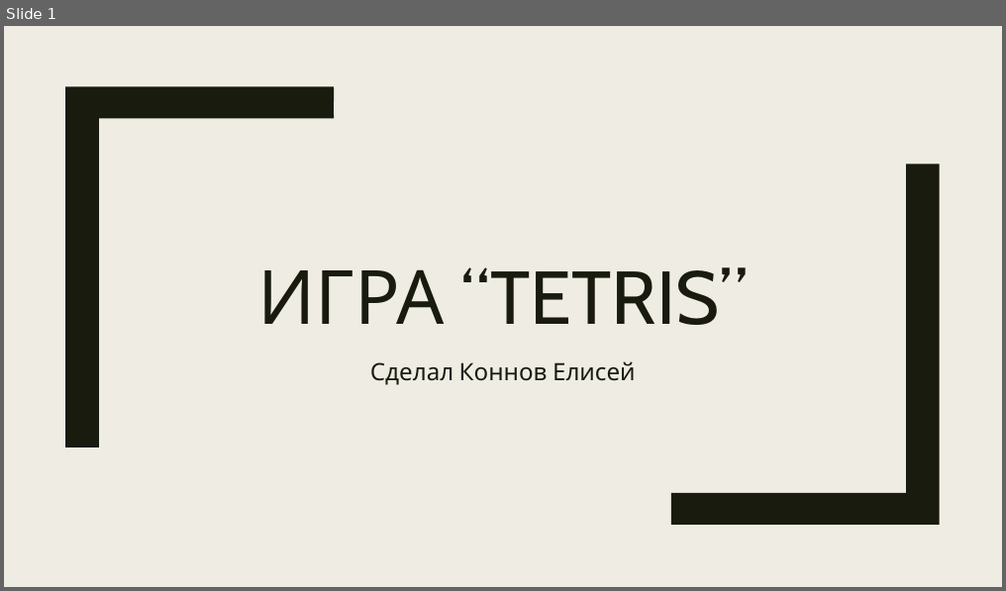
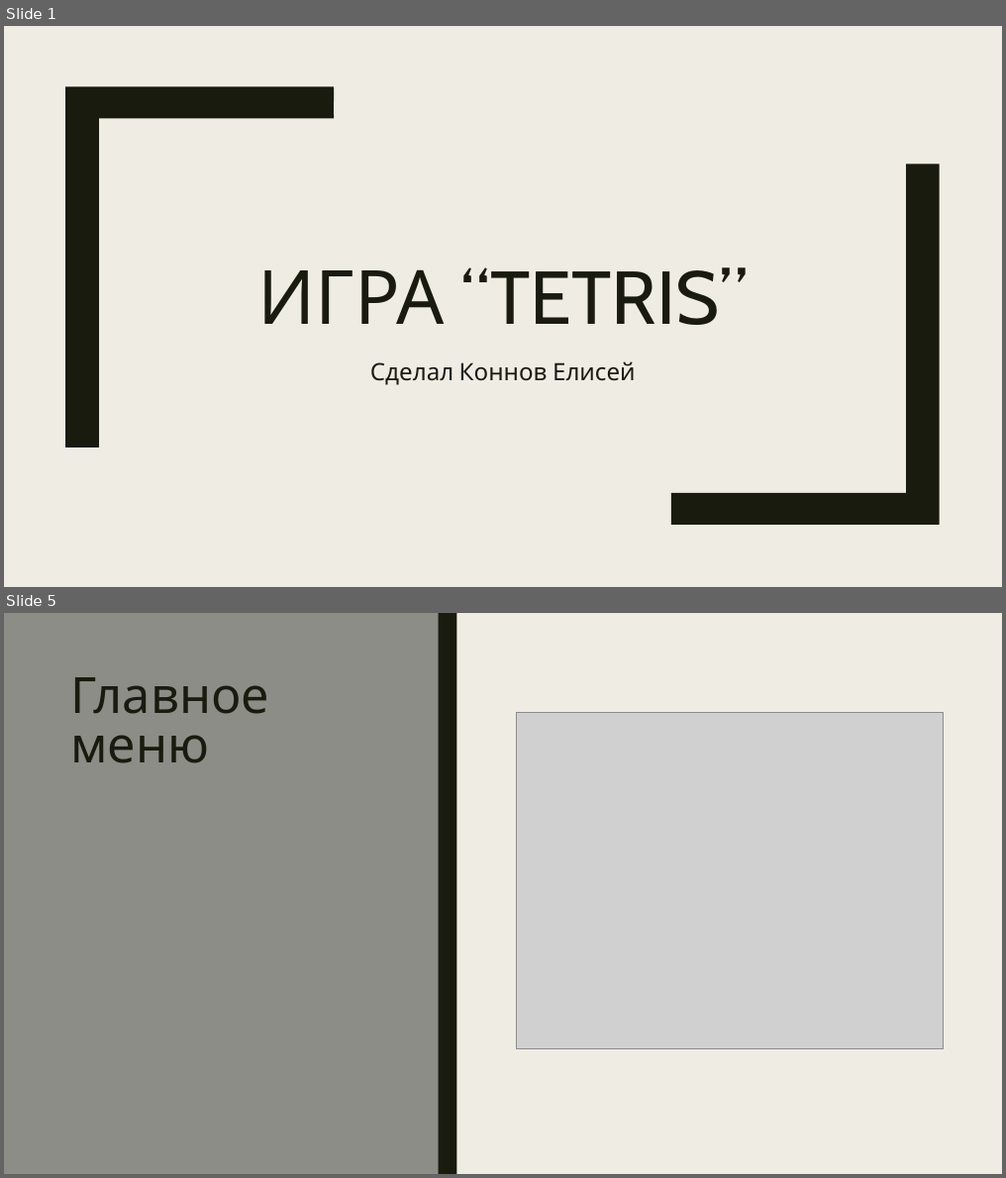
Before and after one commit to emerikko/Tetris, a slide deck: Tetris.pptx. Shown one above the other, each under a label of ours: slide 1 before the commit, slides 1 and 5 after it; the slides between them are not shown. The pictures are 1006x591 and 1006x1178 pixels, drawn with LibreOffice and Linux fonts; fonts in the diff are those of the drawing; grey boxes stand for pictures. Boxes give left, top, right and bottom in pixels: in the first picture for what was removed or moved away, otherwise in the second. Text is boxed around its words. In the diff, an @@ line names an element or a change of style, - is before the commit and + after.

```diff
--- a/Tetris.pptx
+++ b/Tetris.pptx
@@ slide 5 added at (x1=4, y1=613, x2=1002, y2=1174), background #EFEDE3 @@
@@ rectangle added at (x1=4, y1=613, x2=439, y2=1174), fill #8C8D86 @@
@@ rectangle added at (x1=439, y1=613, x2=456, y2=1174), fill #191B0E @@
@@ title added at (x1=70, y1=677, x2=269, y2=763), 48 pt, text #191B0E @@
+Главное меню
@@ picture added at (x1=516, y1=713, x2=943, y2=1050) @@
```
Also in this commit, not shown: 4 slides changed, 4 other slides added, 9 other files.
